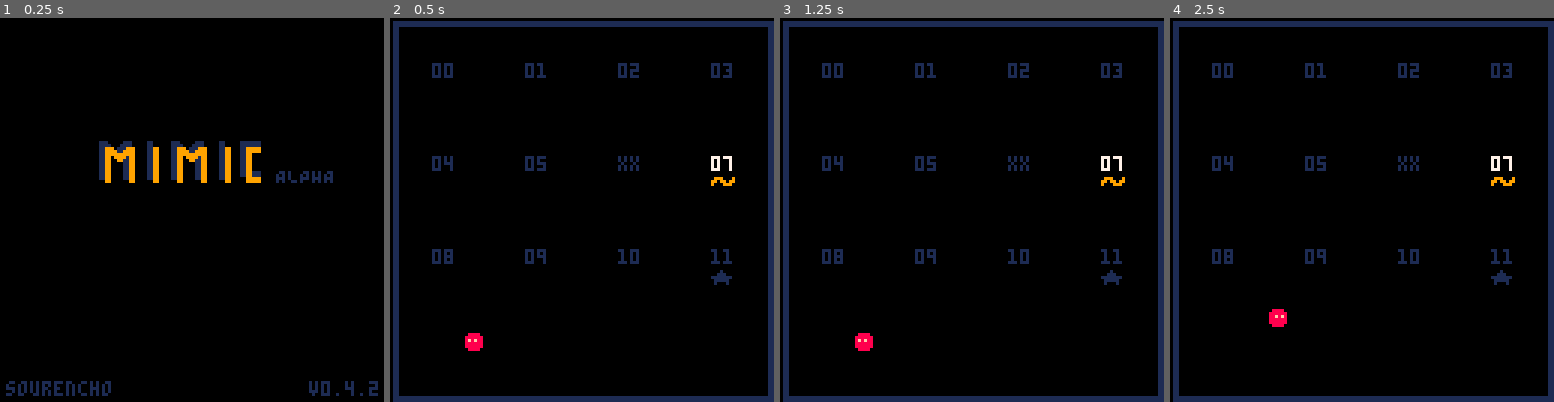
Above: before the commit, frames 1-4 (left to right).
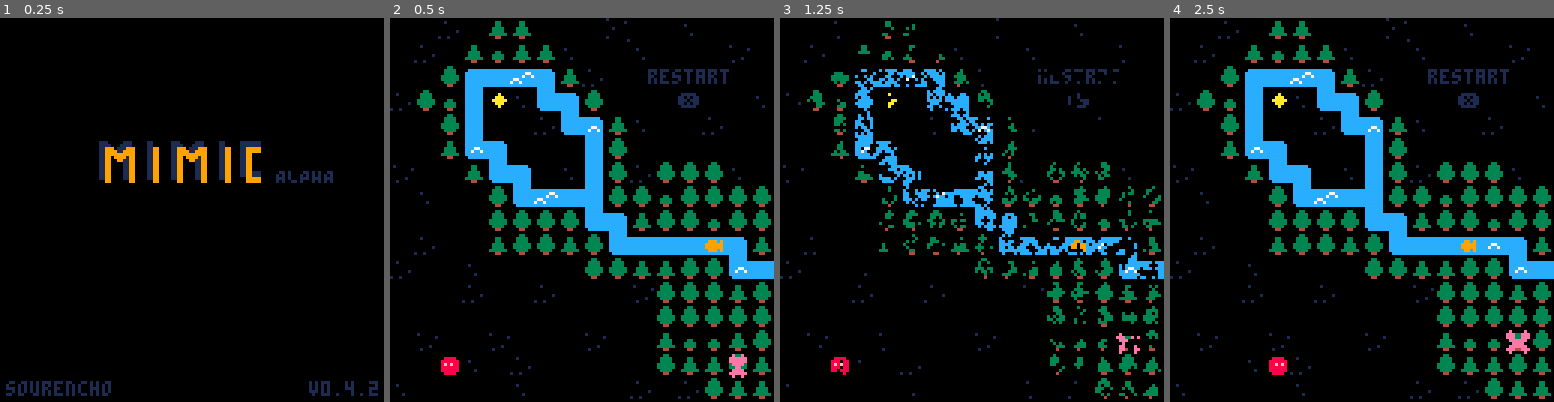
Above: after the commit, the same moments.

Repository: sourencho/mimic
Game: PICO-8 cartridge mimic.p8
Two runs of this game, one before a commit and one after it. Both use one fixed random seed, a clock stepped at 60 frames per second and the inputs below.
Inputs:
- Up to frame 1 (0.25 s): no input
- Up to frame 2 (0.5 s): tap X (X key) at 0.33 s
- Up to frame 3 (1.25 s): tap O (Z key) at 0.7 s; tap X (X key) at 1.07 s
- Up to frame 4 (2.5 s): hold Right 1.6-2.1 s; tap O (Z key) at 1.7, 2.1 s; tap X (X key) at 1.85 s; hold Up 2.15-2.42 s; hold Right from 2.47 s (still down)

Frame 1 is identical in both runs. In frame 2, 28% of the frame differs, in the area x 0-100%, y 0-100%; in frame 3, 20%; in frame 4, 28%.

Commit message:
Add restart effect

Diff:
--- a/mimic.p8
+++ b/mimic.p8
@@ -9,8 +9,8 @@
 -- DATA
 
 -- SETTINGS
-start_level = 7
-level_count = 12
+start_level = 1
+level_count = 13
 skip_levels = {6}
 skip_tutorial = true
 
@@ -1655,8 +1655,9 @@
     draw_particles()
 end
 
-function draw_level_splash_2(l)
-    --cls(7)
+function draw_level_splash(l)
+    cls(0)
+
     local txt_clr
     local box_clr = 1
     local margin = 3
@@ -1704,13 +1705,6 @@
     end
     draw_particles()
     draw_actor(pl)
-end
-
-function draw_level_splash(l)
-    draw_actor(pl)
-    draw_particles()
-    local level_text="level "..l
-    print(level_text, hcenter(level_text), vcenter(level_text), 1)
 end
 
 function draw_level()
@@ -2002,6 +1996,10 @@
         -- noop
     elseif game.state == "tutorial" then
         update_tutorial()
+    elseif game.state == "level_splash" then
+        if (game.tick - game.level_end_tick > 50) game.state = "play"
+    elseif game.state == "restart" then
+        if (game.tick - game.level_end_tick > 30) game.state = "play"
     elseif game.state == "play" then
         update_play()
     elseif game.state == "won" then
@@ -2053,11 +2051,13 @@
         init_level(game.level)
         game.restart_level = false
         particles={}
+        game.state = "restart"
         return
     end
 
     if change_level != game.level then
         init_level(change_level)
+        game.state = "level_splash"
         return
     end
 
@@ -2077,6 +2077,10 @@
         draw_splash()
     elseif  game.state == "won" then
         draw_won()
+    elseif game.state == "level_splash" then
+        draw_level_splash(game.level)
+    elseif game.state == "restart" then
+        draw_restart()
     elseif game.state == "play" or game.state == "tutorial" then
         draw_play()
     end
@@ -2097,17 +2101,19 @@
     print(splash_inst_2, hcenter(splash_inst_2), 22, 6)
 end
 
+function draw_restart()
+    for i=0,1000 do
+        circfill(rnd(128), rnd(128), rnd(2), rnd(1))
+    end
+end
+
 function draw_play()
     cls()
-    if game.tick - game.level_end_tick < 50 and game.state != "tutorial" then
-        draw_level_splash_2(game.level)
-    else
-        draw_level()
-        draw_actors()
-        draw_particles()
-        draw_ui()
-        if (game.state == "tutorial") draw_tutorial()
-    end
+    draw_level()
+    draw_actors()
+    draw_particles()
+    draw_ui()
+    if (game.state == "tutorial") draw_tutorial()
 end
 
 __gfx__
